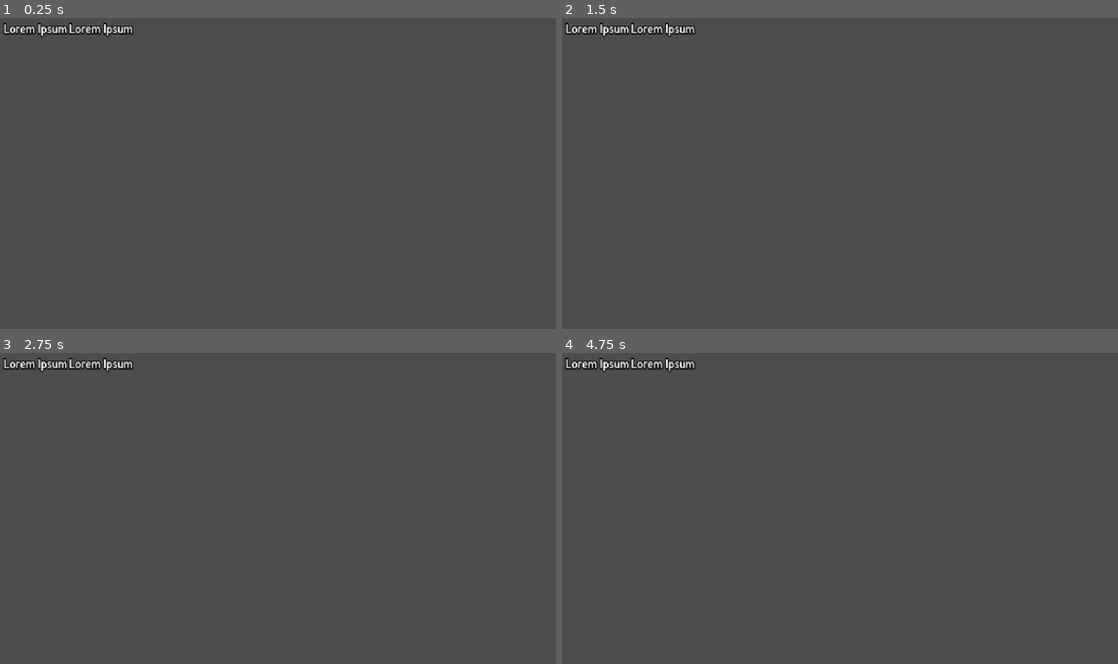
Above: before the commit, frames 1-4 (two rows, left to right).
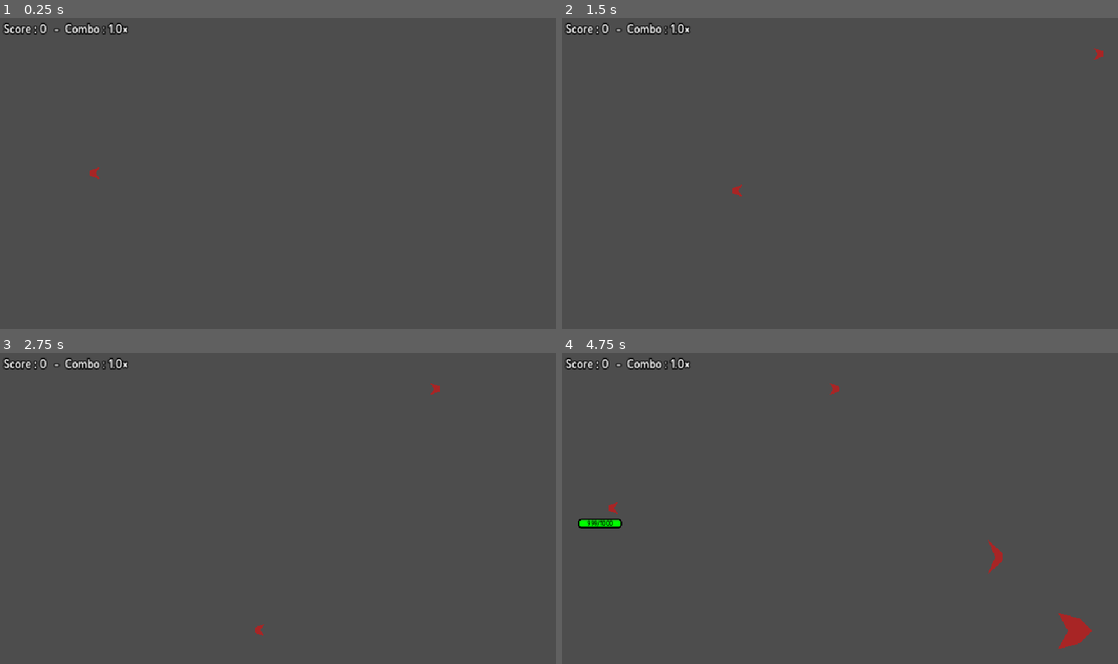
Above: after the commit, the same moments.

Repository: xorblo-doitus/Space-Shooter
Game: Godot game, scene res://src/playable_scenes/world.tscn
Two runs of this game, one before a commit and one after it. Both use one fixed random seed, a clock stepped at 60 frames per second and the inputs below.
Inputs:
- Up to frame 1 (0.25 s): no input
- Up to frame 2 (1.5 s): tap Enter (ui_accept) at 0.5, 0.77 s; hold Right (ui_right) 0.53-1.28 s; hold Down (ui_down) from 1.28 s (still down)
- Up to frame 3 (2.75 s): tap Enter (ui_accept) at 1.52 s; release Down (ui_down) at 2.03 s; hold Right (ui_right) from 2.03 s (still down)
- Up to frame 4 (4.75 s): release Right (ui_right) at 2.78 s; hold Up (ui_up) 2.78-3.53 s; tap Enter (ui_accept) at 3.02, 3.77, 4.52 s; hold Left (ui_left) from 3.53 s (still down)

The runs differ from the first frame. In frame 1, 0.6% of the frame differs, in the area x 0-24%, y 1-52%; in frame 2, 0.6%; in frame 3, 0.6%; in frame 4, 1.3%, in the area x 0-96%, y 1-96%.
Error before the commit: Invalid type in function 'add_spawn_point' in base 'Node2D (World)'. The Object-derived class of argument 1 (Marker2D) is not a subclass of the expected argume…
Error after the commit: Assertion failed: No damage source created (res://src/bullets/bullet.gd:27)

Commit message:
Improved Spawners (part 2)

Diff:
--- a/src/playable_scenes/world.gd
+++ b/src/playable_scenes/world.gd
@@ -5,11 +5,11 @@
 @onready var bullets = $Bullets
 
 func _ready():
-	for spawn_point in $SpawnPoints.get_children():
-		add_spawn_point(spawn_point)
+	for spawner in $Spawners.get_children():
+		add_spawner(spawner)
 
 	$UI/MarginContainer/VBoxContainer/ScoreDisplayer.bind_player(
-		$SpawnPoints/Player.spawn()
+		$Spawners/Player.spawn()
 	)
 
 
@@ -18,8 +18,8 @@
 
 	$AnimationPlayer.play("test_level")
 
-func add_spawn_point(spawn_point: SpawnPoint) -> void:
-	spawn_point.spawned.connect(add_vessel)
+func add_spawner(spawner: Spawner) -> void:
+	spawner.spawned.connect(add_vessel)
 
 func add_vessel(vessel: Vessel) -> void:
 	vessel.weapon_equiped.connect(add_weapon)
--- a/src/playable_scenes/world.tscn
+++ b/src/playable_scenes/world.tscn
@@ -1,13 +1,15 @@
-[gd_scene load_steps=15 format=3 uid="uid://0tmedytuiuux"]
+[gd_scene load_steps=17 format=3 uid="uid://0tmedytuiuux"]
 
 [ext_resource type="Script" path="res://src/playable_scenes/world.gd" id="1_ptqmb"]
-[ext_resource type="PackedScene" uid="uid://cyxhgjybj0tsy" path="res://src/spawn_point.tscn" id="2_r822a"]
+[ext_resource type="PackedScene" uid="uid://b7e5e8c5xjdqt" path="res://src/spawners/spawn_point.tscn" id="2_r822a"]
 [ext_resource type="Script" path="res://src/ui/ui.gd" id="2_t8lm1"]
 [ext_resource type="PackedScene" uid="uid://bsicvfemmcryr" path="res://src/vessels/player_vessel.tscn" id="3_nbfms"]
 [ext_resource type="PackedScene" uid="uid://bf1jkjsbmwb66" path="res://src/vessels/dummy.tscn" id="4_1bdnj"]
 [ext_resource type="PackedScene" uid="uid://boej5f28jyrn" path="res://src/vessels/spammer_vessel.tscn" id="4_56gsn"]
 [ext_resource type="PackedScene" uid="uid://blaxpwkxvbxf" path="res://src/vessels/big_vessel.tscn" id="5_gj0fc"]
 [ext_resource type="Script" path="res://src/world_fence.gd" id="6_c4s03"]
+[ext_resource type="PackedScene" uid="uid://qj4tjkxgrqgy" path="res://src/spawners/spawn_area.tscn" id="7_pk8ft"]
+[ext_resource type="PackedScene" uid="uid://dio30b7vxsafs" path="res://src/spawners/spawn_group.tscn" id="8_bffvs"]
 [ext_resource type="PackedScene" uid="uid://du8xf6h7qfqmt" path="res://src/ui/score_displayer.tscn" id="8_tygdl"]
 
 [sub_resource type="Animation" id="Animation_el2on"]
@@ -16,7 +18,7 @@
 tracks/0/type = "method"
 tracks/0/imported = false
 tracks/0/enabled = true
-tracks/0/path = NodePath("SpawnPoints/Dude")
+tracks/0/path = NodePath("Spawners/Dude")
 tracks/0/interp = 1
 tracks/0/loop_wrap = true
 tracks/0/keys = {
@@ -33,7 +35,7 @@
 tracks/1/type = "method"
 tracks/1/imported = false
 tracks/1/enabled = true
-tracks/1/path = NodePath("SpawnPoints/Spammer")
+tracks/1/path = NodePath("Spawners/Spammer")
 tracks/1/interp = 1
 tracks/1/loop_wrap = true
 tracks/1/keys = {
@@ -47,7 +49,7 @@
 tracks/2/type = "method"
 tracks/2/imported = false
 tracks/2/enabled = true
-tracks/2/path = NodePath("SpawnPoints/Big")
+tracks/2/path = NodePath("Spawners/Big")
 tracks/2/interp = 1
 tracks/2/loop_wrap = true
 tracks/2/keys = {
@@ -61,13 +63,19 @@
 tracks/3/type = "method"
 tracks/3/imported = false
 tracks/3/enabled = true
-tracks/3/path = NodePath("SpawnPoints/Dummy")
+tracks/3/path = NodePath("Spawners/Dummy")
 tracks/3/interp = 1
 tracks/3/loop_wrap = true
 tracks/3/keys = {
-"times": PackedFloat32Array(0.5, 1.7, 3.6, 6),
-"transitions": PackedFloat32Array(1, 1, 1, 1),
-"values": [{
+"times": PackedFloat32Array(0, 1.6, 2.6, 3.5, 5.2, 8),
+"transitions": PackedFloat32Array(1, 1, 1, 1, 1, 1),
+"values": [{
+"args": [],
+"method": &"spawn"
+}, {
+"args": [],
+"method": &"spawn"
+}, {
 "args": [],
 "method": &"spawn"
 }, {
@@ -126,27 +134,35 @@
 
 [node name="Vessels" type="Node2D" parent="."]
 
-[node name="SpawnPoints" type="Node2D" parent="."]
-
-[node name="Player" parent="SpawnPoints" instance=ExtResource("2_r822a")]
+[node name="Spawners" type="Node2D" parent="."]
+
+[node name="Player" parent="Spawners" instance=ExtResource("2_r822a")]
 position = Vector2(200, 384)
 packed_vessel = ExtResource("3_nbfms")
 
-[node name="Dude" parent="SpawnPoints" instance=ExtResource("2_r822a")]
+[node name="Dude" parent="Spawners" instance=ExtResource("2_r822a")]
 position = Vector2(1639, 91)
 
-[node name="Dummy" parent="SpawnPoints" instance=ExtResource("2_r822a")]
-position = Vector2(1639, 238)
-packed_vessel = ExtResource("4_1bdnj")
-area = Vector2i(0, 200)
-
-[node name="Spammer" parent="SpawnPoints" instance=ExtResource("2_r822a")]
+[node name="Spammer" parent="Spawners" instance=ExtResource("2_r822a")]
 position = Vector2(1642, 504)
 packed_vessel = ExtResource("4_56gsn")
 
-[node name="Big" parent="SpawnPoints" instance=ExtResource("2_r822a")]
+[node name="Big" parent="Spawners" instance=ExtResource("2_r822a")]
 position = Vector2(1641, 686)
 packed_vessel = ExtResource("5_gj0fc")
+
+[node name="Dummy" parent="Spawners" instance=ExtResource("8_bffvs")]
+position = Vector2(1743, 400)
+
+[node name="UpArea" parent="Spawners/Dummy" instance=ExtResource("7_pk8ft")]
+position = Vector2(-104, -162)
+area = Vector2i(1, 150)
+packed_vessel = ExtResource("4_1bdnj")
+weight_coef = 0.01
+
+[node name="DownPoint" parent="Spawners/Dummy" instance=ExtResource("2_r822a")]
+position = Vector2(-100, 200)
+packed_vessel = ExtResource("4_1bdnj")
 
 [node name="StatitcBodies" type="Node2D" parent="."]
 
--- /dev/null
+++ b/src/spawners/spawn_area.gd
@@ -0,0 +1,42 @@
+@tool
+extends SpawnPoint
+class_name SpawnArea
+
+## Spawn a vessel randomly inside the defined area
+
+const area_color = Color(1, 0, 0, 0.3)
+
+@export var area: Vector2i = Vector2i.ZERO:
+	set(new):
+		new.x = cap_area_axe(new.x)
+		new.y = cap_area_axe(new.y)
+		area = new
+		queue_redraw()
+
+## Prevent a 0 or negative axe
+func cap_area_axe(a) -> int:
+	return maxi(1, absi(a))
+
+#func _ready():
+#	print(get_weight())
+
+## Choose a position accordingly to the spawner class[br]
+##  - Return a random pos in the defined area
+func choose_position() -> Vector2:
+	return global_position + Vector2((randf()-.5) * area.x, (randf()-.5) * area.y)
+
+
+#func spawn() -> Vessel:
+#	var new_vessel: Vessel = packed_vessel.instantiate().place(global_position + Vector2((randf()-.5) * area.x, (randf()-.5) * area.y))
+#	spawned.emit(new_vessel)
+#	return new_vessel
+
+## Return the weight of this spawner, usefull for SpawnGroup weighted random choice
+func get_weight() -> float:
+	return weight_coef * area.x * area.y
+
+func _draw() -> void:
+	# TODOGODOT4:bool Wait for the boolean operator fix
+	if Engine.is_editor_hint():
+		if area:
+			draw_rect(Rect2i(-area/2, area), area_color, false, 5)
--- /dev/null
+++ b/src/spawners/spawn_area.tscn
@@ -0,0 +1,9 @@
+[gd_scene load_steps=3 format=3 uid="uid://qj4tjkxgrqgy"]
+
+[ext_resource type="PackedScene" uid="uid://b7e5e8c5xjdqt" path="res://src/spawners/spawn_point.tscn" id="1_6onvk"]
+[ext_resource type="Script" path="res://src/spawners/spawn_area.gd" id="2_7robe"]
+
+[node name="SpawnArea" instance=ExtResource("1_6onvk")]
+script = ExtResource("2_7robe")
+area = Vector2i(1, 1)
+weight_coef = 0.1
--- /dev/null
+++ b/src/spawners/spawn_group.gd
@@ -0,0 +1,49 @@
+@tool
+extends Spawner
+class_name SpawnGroup
+
+const line_color: Color = Color(1, 1, 0, 0.3)
+
+## Spawners of this group automatically found in childrens, sorted by descending weight
+var spawners: Array[Spawner]
+var spawners_weight: float = 0.
+
+func _ready():
+	for child in get_children():
+		if child is Spawner:
+			spawners.append(child)
+
+	spawners.sort_custom(
+		func(a: Spawner, b: Spawner):
+			return a.get_weight() < b.get_weight()
+	)
+
+	for spawner in spawners:
+		spawners_weight += spawner.get_weight()
+		spawner.spawned.connect(redirect_spawned_event)
+
+
+func redirect_spawned_event(new_vessel: Vessel):
+	spawned.emit(new_vessel)
+
+
+## Return the weight of this spawner, usefull for SpawnGroup weighted random choice
+func get_weight() -> float:
+	return weight_coef * spawners_weight
+
+
+func spawn() -> Vessel:
+	var num_choosed: float = randf() * spawners_weight
+
+	for spawner in spawners:
+		num_choosed -= spawner.get_weight()
+		if num_choosed <= 0:
+			return spawner.spawn()
+
+	# Just in case
+	return spawners[-1].spawn()
+
+
+func _draw():
+	for spawner in spawners:
+		draw_line(spawner.position, Vector2.ZERO, line_color)
--- /dev/null
+++ b/src/spawners/spawn_group.tscn
@@ -0,0 +1,6 @@
+[gd_scene load_steps=2 format=3 uid="uid://dio30b7vxsafs"]
+
+[ext_resource type="Script" path="res://src/spawners/spawn_group.gd" id="1_uvt2l"]
+
+[node name="SpawnGroup" type="Marker2D"]
+script = ExtResource("1_uvt2l")
--- a/src/spawners/spawn_point.gd
+++ b/src/spawners/spawn_point.gd
@@ -1,25 +1,22 @@
 @tool
-extends Marker2D
+extends Spawner
 class_name SpawnPoint
 
 ## A point spawning an enemy, can do it multiple times
 
-const area_color = Color(1, 0, 0, 0.3)
-
-signal spawned(new_vessel: Vessel)
 
 @export var packed_vessel := preload("res://src/vessels/dude_vessel.tscn")
-@export var area: Vector2i = Vector2i.ZERO:
-	set(new):
-		area = new
-		queue_redraw()
+#@export_range(0, 10, 0.01, "or_greater", "suffix:*") var weight_coef: float = 1
+
+## Choose a position accordingly to the spawner class[br]
+##  - Return this spawner pos
+func choose_position() -> Vector2:
+	return global_position
+
+### Return the weight of this spawner, usefull for SpawnGroup weighted random choice
+#func get_weight() -> float:
+#	return weight_coef
+
 
 func spawn() -> Vessel:
-	var new_vessel: Vessel = packed_vessel.instantiate().place(global_position + Vector2((randf()-.5) * area.x, (randf()-.5) * area.y))
-	spawned.emit(new_vessel)
-	return new_vessel
-
-
-func _draw() -> void:
-	if area:
-		draw_rect(Rect2i(-area/2, area), area_color, false, 10)
+	return setup_new_vessel(packed_vessel.instantiate())
--- a/src/spawners/spawn_point.tscn
+++ b/src/spawners/spawn_point.tscn
@@ -1,6 +1,6 @@
-[gd_scene load_steps=2 format=3 uid="uid://cyxhgjybj0tsy"]
+[gd_scene load_steps=2 format=3 uid="uid://b7e5e8c5xjdqt"]
 
-[ext_resource type="Script" path="res://src/spawn_point.gd" id="1_i54fb"]
+[ext_resource type="Script" path="res://src/spawners/spawn_point.gd" id="1_58ss8"]
 
 [node name="SpawnPoint" type="Marker2D"]
-script = ExtResource("1_i54fb")
+script = ExtResource("1_58ss8")
--- /dev/null
+++ b/src/spawners/spawner.gd
@@ -0,0 +1,32 @@
+extends Marker2D
+class_name Spawner
+
+## A virtual class for creating spawners
+
+## emitted when a new vessel is spawned
+signal spawned(new_vessel: Vessel)
+
+@export_range(0, 10, 0.01, "or_greater", "suffix:*") var weight_coef: float = 1
+
+func spawn() -> Vessel:
+	@warning_ignore("assert_always_false")
+	assert(false, "virtual method not implemented")
+	return
+
+
+func setup_new_vessel(new_vessel: Vessel) -> Vessel:
+	new_vessel.place(choose_position())
+	spawned.emit(new_vessel)
+	return new_vessel
+
+
+## Return the weight of this spawner, usefull for SpawnGroup weighted random choice
+func get_weight() -> float:
+	return weight_coef
+
+
+## Choose a position accordingly to the spawner class[br]
+func choose_position() -> Vector2:
+	@warning_ignore("assert_always_false")
+	assert(false, "virtual method not implemented")
+	return global_position
--- a/src/weapons/none_weapon.gd
+++ b/src/weapons/none_weapon.gd
@@ -10,7 +10,7 @@
 func update(_delta: float, _firing: bool, _implied_velocity: Vector2) -> Vector2:
 	return Vector2.ZERO
 
-func place(pos: Vector2) -> Weapon:
+func place(_pos: Vector2) -> Weapon:
 	return self
 
 func flip() -> void:
Not shown: 1 places in src/vessels/vessel.tscn that only renumber resources
Not shown, changed: .gitignore
